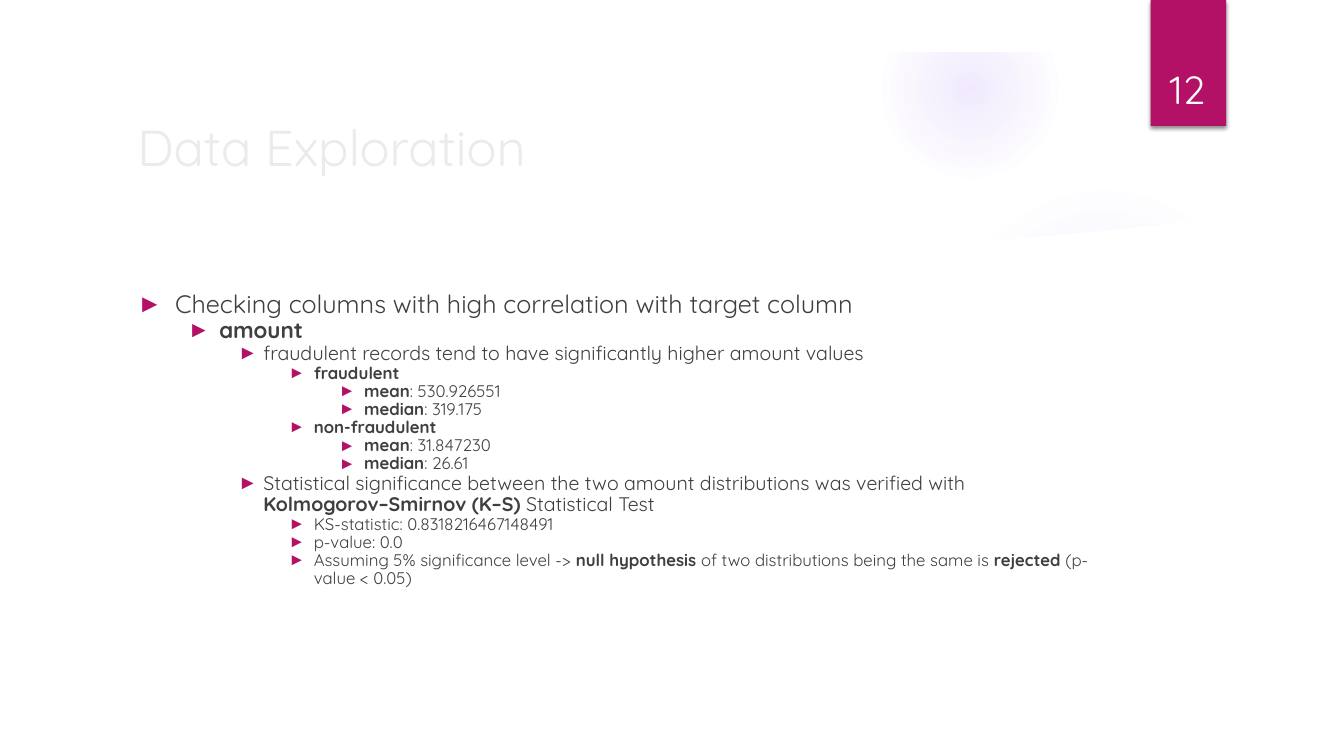
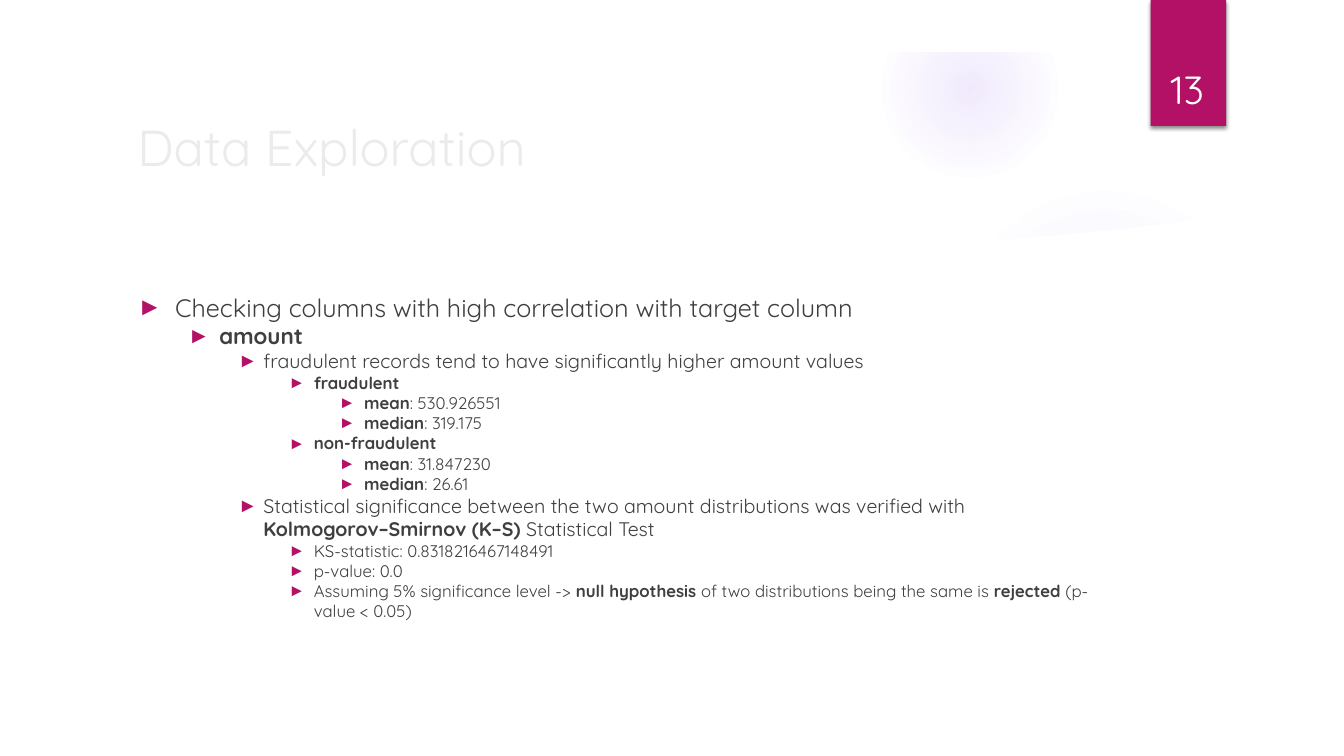
Before and after one commit to tamerthamoqa/fraud-detection-case-study, a slide deck: slide 13 of Tamer-Tahamoqa-Fraud-Case-Study.pptx (slide 12 before the commit). Drawn at 1344x756 pixels with LibreOffice and Linux fonts; fonts in the diff are those of the drawing; background and template pictures are left out. Boxes give left, top, right and bottom in pixels: in the first picture for what was removed or moved away, otherwise in the second. Text is boxed around its words. In the diff, an @@ line names an element or a change of style, - is before the commit and + after.

Commit message:
Update powerpoint slides

```diff
--- a/Tamer-Tahamoqa-Fraud-Case-Study.pptx
+++ b/Tamer-Tahamoqa-Fraud-Case-Study.pptx
@@ page number at <box>1171,76,1204,105</box>: text changed @@
-12
+13
@@ text "Checking columns with high correlation ..." at <box>175,298,1088,620</box>: line spacing 0.9 to 1 @@
```
Also in this commit, not shown: 1 other slide changed, 1 slide added.
